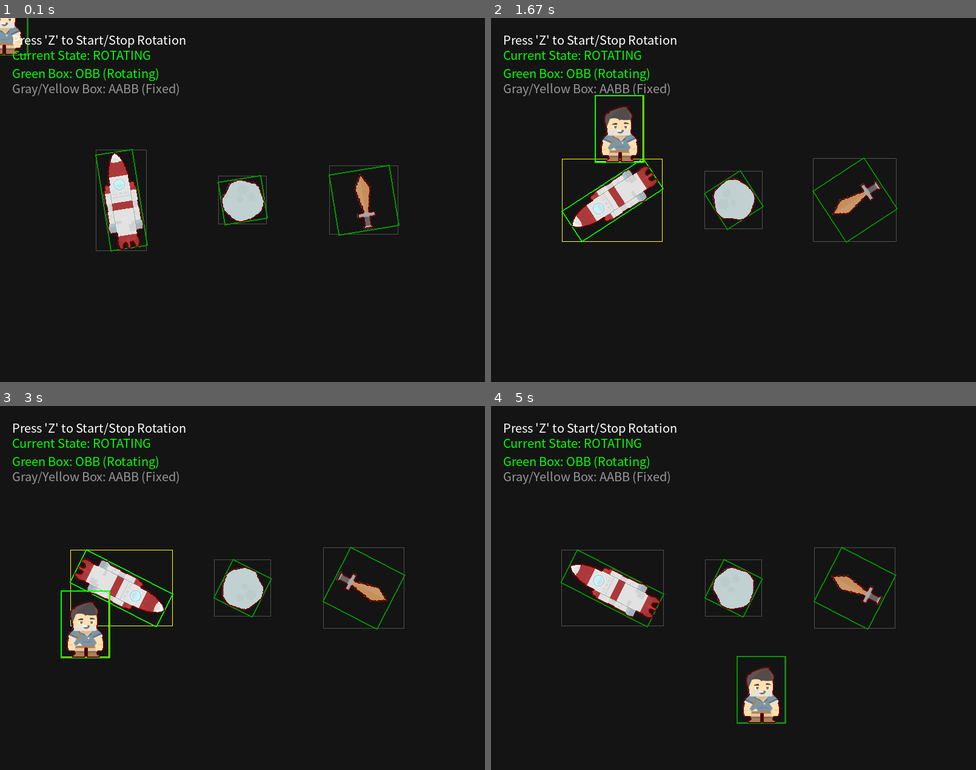
Above: before the commit, frames 1-4 (two rows, left to right).
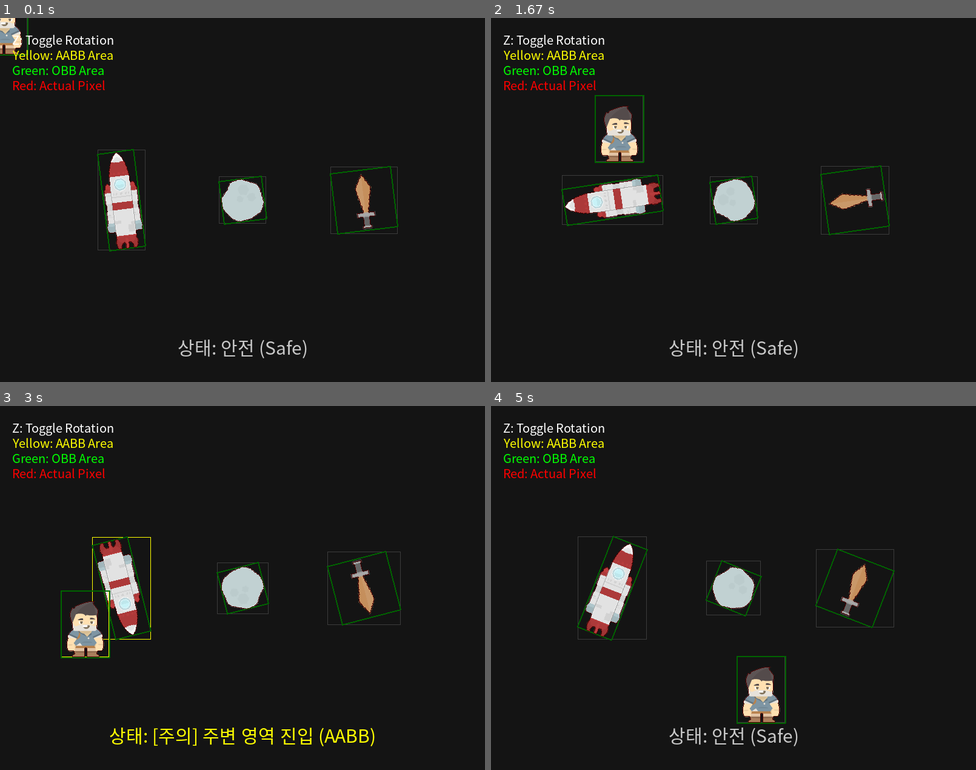
Above: after the commit, the same moments.

Repository: hsh060425/myfirstgame
Game: pygame game, started from vs_hsh/sprite_test.py
Two runs of this game, one before a commit and one after it. Both use one fixed random seed, a clock stepped at 60 frames per second and the inputs below.
Inputs (mouse positions are in pixels of both pictures, inside the frame that each line leads up to):
- Up to frame 1 (0.1 s): no input
- Up to frame 2 (1.67 s): click (888, 189) at 0.38 s; tap Z at 0.73, 1.03 s; click (617, 203) at 0.75 s; click (912, 327) at 1.22 s; click (617, 127) at 1.55 s
- Up to frame 3 (3 s): click (242, 631) at 1.88 s; click (174, 511) at 2.22 s; click (412, 682) at 2.55 s; click (87, 624) at 2.88 s
- Up to frame 4 (5 s): click (592, 518) at 3.22 s; click (617, 653) at 3.55 s; click (908, 671) at 3.88 s; click (588, 722) at 4.22 s; click (583, 609) at 4.55 s; click (762, 689) at 4.88 s

The runs differ from the first frame. In frame 1, 3.6% of the frame differs, in the area x 0-83%, y 0-94%; in frame 2, 5.3%; in frame 3, 6.2%, in the area x 2-84%, y 4-94%; in frame 4, 6.1%.

Commit message:
obb_state_add

Diff:
--- a/vs_hsh/sprite_test.py
+++ b/vs_hsh/sprite_test.py
@@ -4,15 +4,15 @@
 # --- 초기화 ---
 pygame.init()
 screen = pygame.display.set_mode((800, 600))
-pygame.display.set_caption("회전 토글 및 OBB 테스트 (Z: 정지/시작)")
+pygame.display.set_caption("색상별 단계적 충돌 시스템")
 clock = pygame.time.Clock()
 
 try:
     font = pygame.font.SysFont("malgungothic", 20)
-    big_font = pygame.font.SysFont("malgungothic", 35)
+    big_font = pygame.font.SysFont("malgungothic", 30)
 except:
     font = pygame.font.SysFont("arial", 20)
-    big_font = pygame.font.SysFont("arial", 35)
+    big_font = pygame.font.SysFont("arial", 30)
 
 class Entity(pygame.sprite.Sprite):
     def __init__(self, name, pos, size=None):
@@ -21,46 +21,56 @@
         self.original_image = load_sprite(name, size)
         self.image = self.original_image.copy()
         self.rect = self.image.get_rect(center=pos)
+
+        # [1단계 마스크] 실제 이미지 (빨간색)
         self.mask = pygame.mask.from_surface(self.image)
+
+        # [2단계 마스크] OBB 영역 (초록색 상자 전체를 채운 마스크)
+        self.obb_surface = pygame.Surface(self.original_image.get_size(), pygame.SRCALPHA)
+        self.obb_surface.fill((255, 255, 255))
+        self.obb_mask = pygame.mask.from_surface(self.obb_surface)
 
         self.pos = pygame.Vector2(pos)
         self.angle = 0
-        self.is_rect_hit = False
-        self.is_mask_hit = False
+
+        # 상태 플래그
+        self.hit_level = 0 # 0: 없음, 1: AABB(노란), 2: OBB(초록), 3: Pixel(빨간)
 
     def update_rotation(self, speed):
-        """이미지를 회전시키고 마스크와 사각형을 업데이트"""
         self.angle += speed
         self.image = pygame.transform.rotate(self.original_image, self.angle)
         self.rect = self.image.get_rect(center=self.pos)
         self.mask = pygame.mask.from_surface(self.image)
 
+        # OBB용 마스크도 동일하게 회전 업데이트
+        rotated_obb_surf = pygame.transform.rotate(self.obb_surface, self.angle)
+        self.obb_mask = pygame.mask.from_surface(rotated_obb_surf)
+
     def draw_debug(self, surface):
         surface.blit(self.image, self.rect)
 
-        # 1. AABB 표시 (기울어지지 않은 사각형)
-        aabb_color = (255, 255, 0) if self.is_rect_hit else (80, 80, 80)
+        # 1단계: AABB (노란색 상자) - 가장 바깥쪽 사각형
+        aabb_color = (255, 255, 0) if self.hit_level >= 1 else (60, 60, 60)
         pygame.draw.rect(surface, aabb_color, self.rect, 1)
 
-        # 2. OBB 표시 (물체와 함께 회전하는 초록색 사각형)
-        self.draw_obb(surface)
+        # 2단계: OBB (초록색 선) - 회전하는 사각형
+        self.draw_obb_lines(surface)
 
-        # 3. 마스크(픽셀) 표시 (빨간색)
-        mask_color = (255, 0, 0) if self.is_mask_hit else (100, 0, 0)
+        # 3단계: Pixel Mask (빨간색 선) - 실제 이미지 외곽선
+        mask_color = (255, 0, 0) if self.hit_level >= 3 else (80, 0, 0)
         outline_points = self.mask.outline()
         if len(outline_points) > 1:
             real_points = [(p[0] + self.rect.x, p[1] + self.rect.y) for p in outline_points]
-            pygame.draw.lines(surface, mask_color, True, real_points, 2)
+            pygame.draw.lines(surface, mask_color, True, real_points, 1)
 
-    def draw_obb(self, surface):
-        """회전된 네 꼭짓점을 계산하여 초록색 OBB 그리기"""
+    def draw_obb_lines(self, surface):
         w, h = self.original_image.get_size()
         pts = [pygame.Vector2(-w/2, -h/2), pygame.Vector2(w/2, -h/2),
                pygame.Vector2(w/2, h/2), pygame.Vector2(-w/2, h/2)]
+        rotated_pts = [p.rotate(-self.angle) + self.pos for p in pts]
 
-        rotated_pts = [p.rotate(-self.angle) + self.pos for p in pts]
-        color = (0, 255, 0) if self.is_rect_hit else (0, 150, 0)
-        pygame.draw.lines(surface, color, True, rotated_pts, 2)
+        obb_color = (0, 255, 0) if self.hit_level >= 2 else (0, 100, 0)
+        pygame.draw.lines(surface, obb_color, True, rotated_pts, 2)
 
 # --- 객체 생성 ---
 obstacles = [
@@ -70,66 +80,69 @@
 ]
 player = Entity("adventurer", (700, 100))
 
-# --- 상태 변수 ---
-is_rotating = True  # 회전 여부를 결정하는 토글 변수
+is_rotating = True
 running = True
 
 while running:
     screen.fill((20, 20, 20))
 
-    # 이벤트 처리
     for event in pygame.event.get():
         if event.type == pygame.QUIT:
             running = False
+        if event.type == pygame.KEYDOWN and event.key == pygame.K_z:
+            is_rotating = not is_rotating
 
-        # Z 키를 누를 때마다 회전 상태를 반전(토글) 시킵니다.
-        if event.type == pygame.KEYDOWN:
-            if event.key == pygame.K_z:
-                is_rotating = not is_rotating
-
-    # 1. 업데이트
+    # 1. 위치 및 회전 업데이트
     player.rect.center = pygame.mouse.get_pos()
     player.pos = pygame.Vector2(player.rect.center)
-
-    # 토글 상태가 True일 때만 회전 업데이트를 수행합니다.
     if is_rotating:
         for obs in obstacles:
-            obs.update_rotation(1.5) # 회전 속도
+            obs.update_rotation(1.2)
 
-    # 2. 충돌 체크 초기화 및 수행
-    player.is_rect_hit = player.is_mask_hit = False
+    # 2. 단계별 충돌 체크 로직
+    player.hit_level = 0
     for obs in obstacles:
-        obs.is_rect_hit = obs.is_mask_hit = False
+        obs.hit_level = 0
 
+        # [Step 1] 노란색 영역 (AABB) 체크
         if player.rect.colliderect(obs.rect):
-            obs.is_rect_hit = player.is_rect_hit = True
+            current_hit = 1
 
+            # [Step 2] 초록색 영역 (OBB) 체크
             offset = (obs.rect.x - player.rect.x, obs.rect.y - player.rect.y)
-            if player.mask.overlap(obs.mask, offset):
-                obs.is_mask_hit = player.is_mask_hit = True
+            if player.mask.overlap(obs.obb_mask, offset):
+                current_hit = 2
+
+                # [Step 3] 빨간색 영역 (Pixel) 체크
+                if player.mask.overlap(obs.mask, offset):
+                    current_hit = 3
+
+            obs.hit_level = current_hit
+            if current_hit > player.hit_level:
+                player.hit_level = current_hit
 
     # 3. 그리기
     for obs in obstacles:
         obs.draw_debug(screen)
     player.draw_debug(screen)
 
-    # 4. 정보 및 상태 표시
-    status_text = "ROTATING" if is_rotating else "STOPPED"
-    status_color = (0, 255, 0) if is_rotating else (255, 100, 100)
+    # 4. 상태 메시지 출력 (색상별 단계 알림)
+    if player.hit_level == 1:
+        msg = big_font.render("상태: [주의] 주변 영역 진입 (AABB)", True, (255, 255, 0))
+    elif player.hit_level == 2:
+        msg = big_font.render("상태: [경고] 충돌 예정 (OBB)", True, (0, 255, 0))
+    elif player.hit_level == 3:
+        msg = big_font.render("상태: [위험] 충돌 발생 (PIXEL HIT)", True, (255, 0, 0))
+    else:
+        msg = big_font.render("상태: 안전 (Safe)", True, (200, 200, 200))
 
-    info_z = font.render(f"Press 'Z' to Start/Stop Rotation", True, (255, 255, 255))
-    info_status = font.render(f"Current State: {status_text}", True, status_color)
-    info_obb = font.render("Green Box: OBB (Rotating)", True, (0, 255, 0))
-    info_aabb = font.render("Gray/Yellow Box: AABB (Fixed)", True, (150, 150, 150))
+    screen.blit(msg, (screen.get_width()//2 - msg.get_width()//2, 520))
 
-    screen.blit(info_z, (20, 20))
-    screen.blit(info_status, (20, 45))
-    screen.blit(info_obb, (20, 75))
-    screen.blit(info_aabb, (20, 100))
-
-    if player.is_mask_hit:
-        msg = big_font.render("PIXEL COLLISION!", True, (255, 0, 0))
-        screen.blit(msg, (screen.get_width()//2 - msg.get_width()//2, 520))
+    # 조작 가이드
+    screen.blit(font.render("Z: Toggle Rotation", True, (255, 255, 255)), (20, 20))
+    screen.blit(font.render("Yellow: AABB Area", True, (255, 255, 0)), (20, 45))
+    screen.blit(font.render("Green: OBB Area", True, (0, 255, 0)), (20, 70))
+    screen.blit(font.render("Red: Actual Pixel", True, (255, 0, 0)), (20, 95))
 
     pygame.display.flip()
     clock.tick(60)
